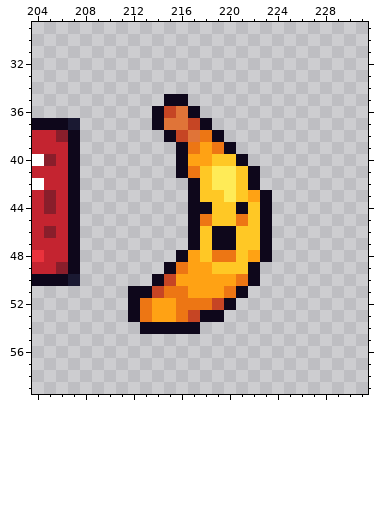
File history of a pixel-art file, BurningKnight/item_sprites.ase. This is how it looked before the edit.
399x201 pixels, 1 frame. Shown: x 204..231, y 29..59.
After:
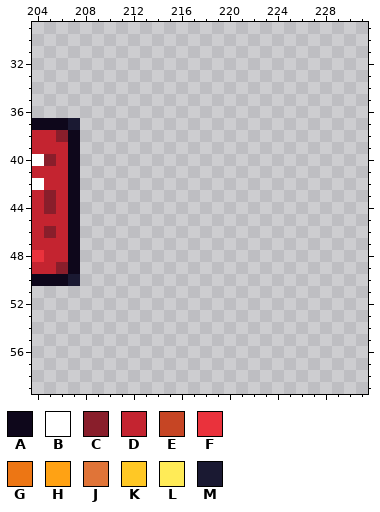
Palette (. is transparent): A #0e071b  B #ffffff  C #891e2b  D #c42430  E #c64524  F #ea323c  G #ed7614  H #ffa214  J #e07438  K #ffc825  L #ffeb57  M #1a1932
Edits made:
@@ x 210..225 @@
 34 ................
-35 .....AA.........
-36 ....AEJA........
-37 ....AJJEA.......
-38 .....AEJGA......
-39 ......AGHGA.....
-40 ......AHHKKA....
-41 ......AGKLLKA...
-42 .......AKLLKA...
-43 .......AKKLKHA..
-44 .......AAKKAKA..
-45 .......AGKKGKA..
-46 .......AKAAKKA..
-47 .......AKAAKKA..
-48 ......AHKGGKHA..
-49 .....AGHHKKKA...
-50 ....AEHHHHHGA...
-51 ..AAEGGHHHGA....
-52 ..AGHHGGGEA.....
-53 ..AGHHGEAA......
-54 ...AAAAA........
+35 ................
+36 ................
+37 ................
+38 ................
+39 ................
+40 ................
+41 ................
+42 ................
+43 ................
+44 ................
+45 ................
+46 ................
+47 ................
+48 ................
+49 ................
+50 ................
+51 ................
+52 ................
+53 ................
+54 ................
 55 ................
Where, in picture pixels (left, top, right, bottom), the same in both pictures:
erased: (128, 94, 272, 334)
